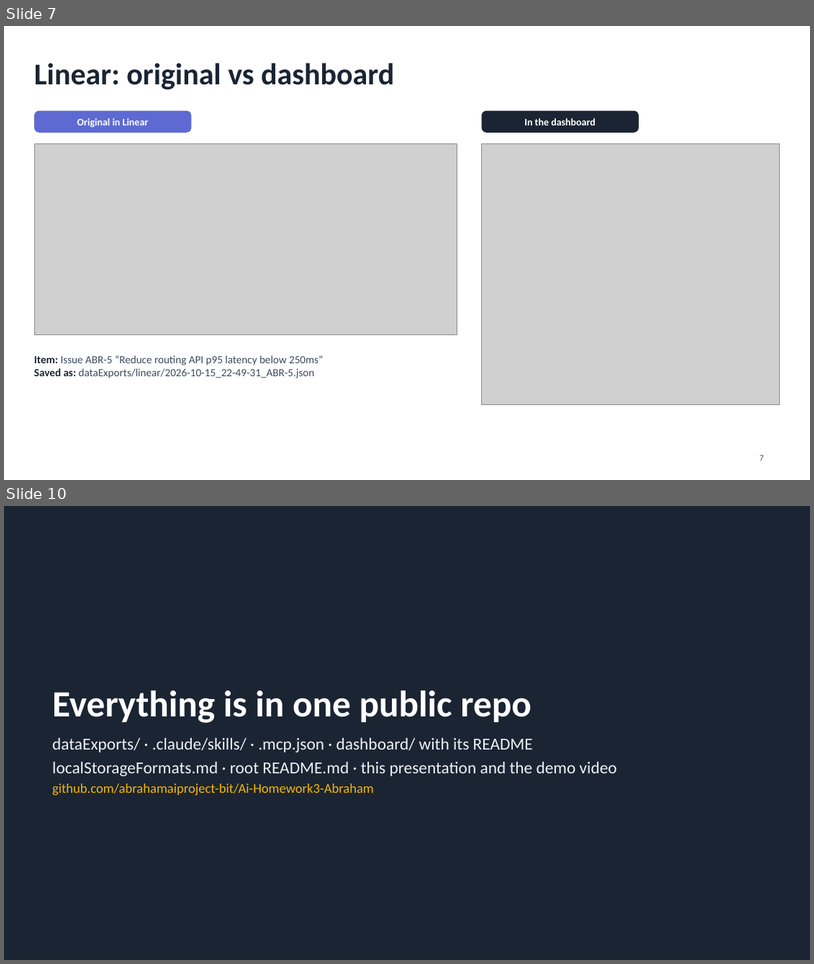
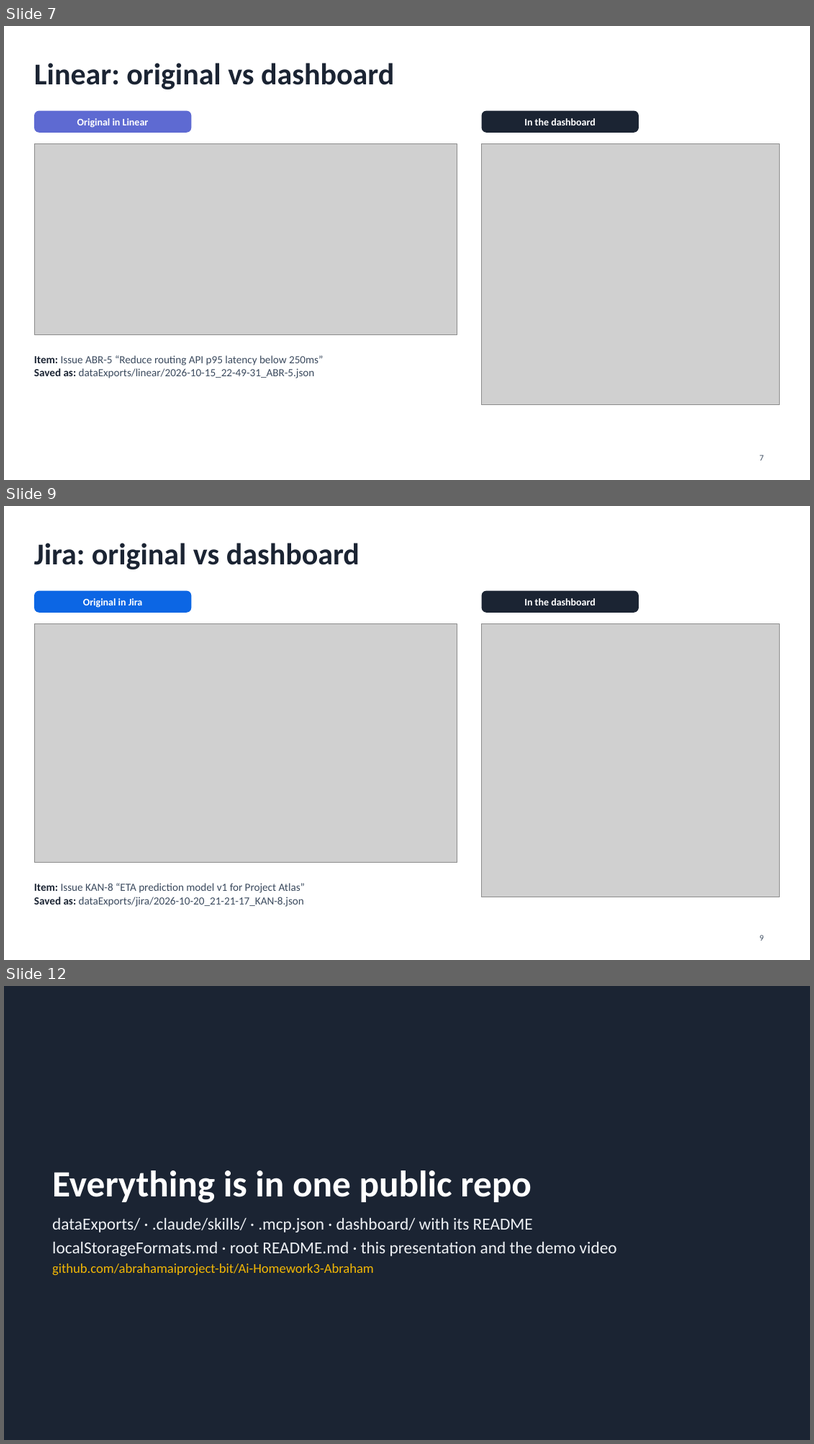
Before and after one commit to abrahamaiproject-bit/Ai-Homework3-Abraham, a slide deck: Homework3_Presentation.pptx. Shown one above the other, each under a label of ours: slides 7 and 10 before the commit, slides 7, 9 and 12 after it; the slides between them are not shown. The pictures are 814x964 and 814x1444 pixels, drawn with LibreOffice and Linux fonts; fonts in the diff are those of the drawing; grey boxes stand for pictures. Boxes give left, top, right and bottom in pixels: in the first picture for what was removed or moved away, otherwise in the second. Text is boxed around its words. In the diff, an @@ line names an element or a change of style, - is before the commit and + after.

Commit message:
Update presentation with Todoist and Jira

```diff
--- a/Homework3_Presentation.pptx
+++ b/Homework3_Presentation.pptx
@@ slide 9 added at [4,506,810,960], background #FFFFFF @@
@@ title added at [34,543,360,569], 36 pt, text #1B2433, bold @@
+Jira: original vs dashboard
@@ rounded rectangle added at [34,591,191,613], fill #0C66E4, 12 pt, text #FFFFFF, bold @@
+Original in Jira
@@ rounded rectangle added at [482,591,639,613], fill #1B2433, 12 pt, text #FFFFFF, bold @@
+In the dashboard
@@ picture added at [34,624,458,862] @@
@@ picture added at [482,624,780,897] @@
@@ text added at [34,883,305,906], 13 pt, text #3B4A5E @@
+Item: Issue KAN-8 “ETA prediction model v1 for Project Atlas”
+Saved as: dataExports/jira/2026-10-20_21-21-17_KAN-8.json
@@ page number added at [760,934,764,940], 10 pt, text #3B4A5E @@
+9
@@ what was slide 10 is now slide 12 @@
```
Also in this commit, not shown: 5 slides changed, 1 other slide added.
